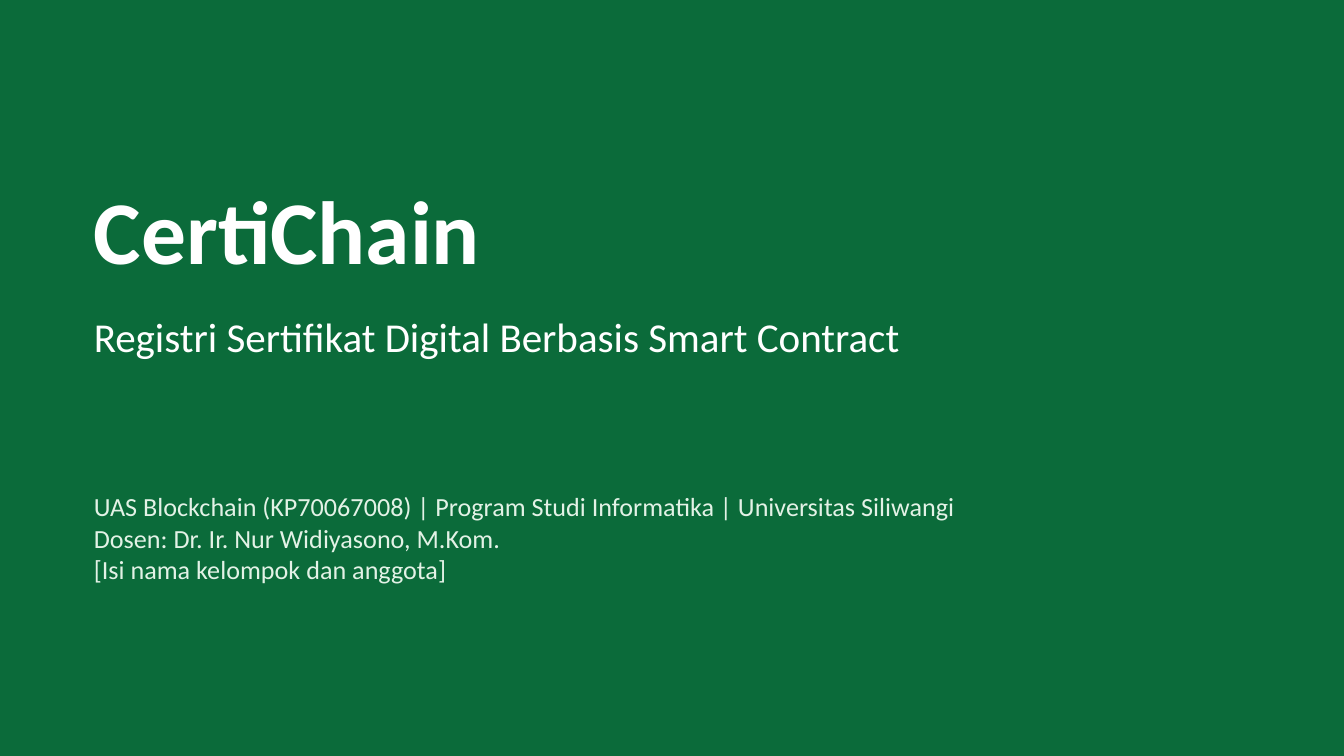
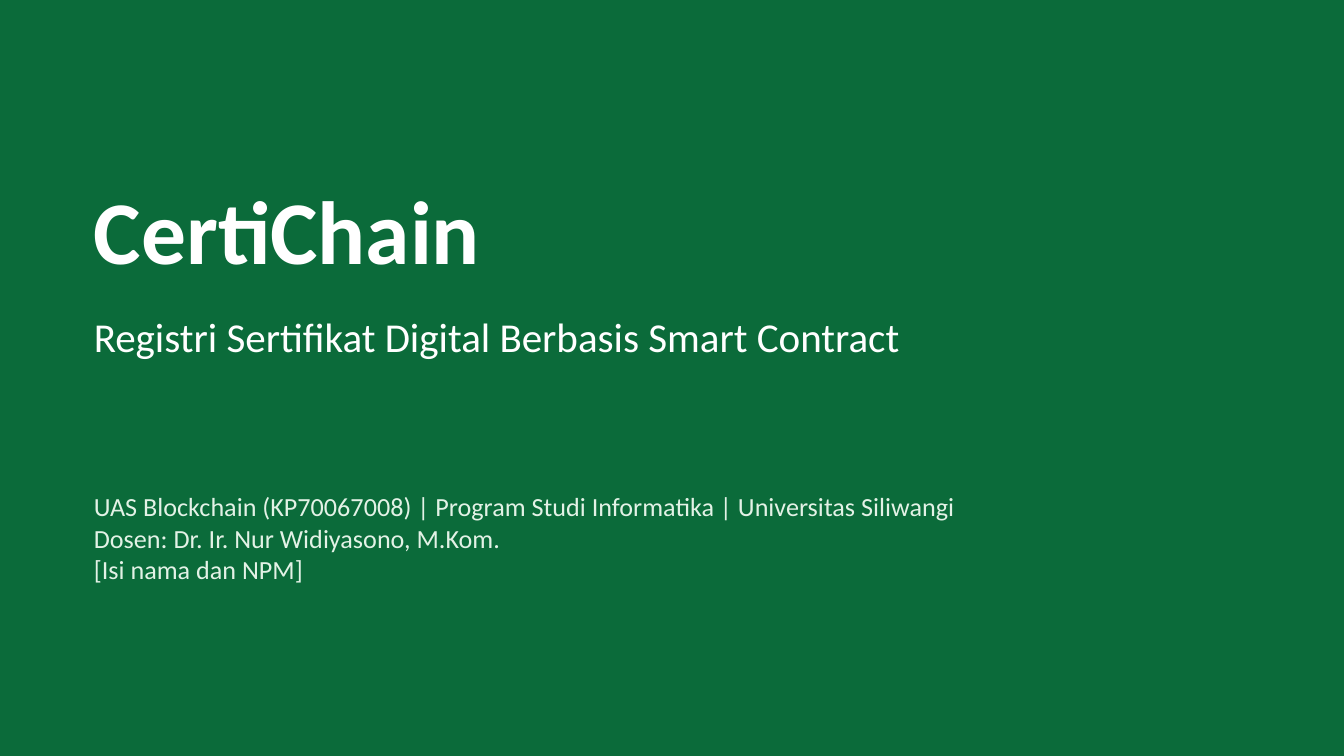
Before and after one commit to BAKTIDWIPAMUNGKAS/certichain-blockchain, a slide deck: slide 1 of submission/Slide_Presentasi.pptx. Drawn at 1344x756 pixels with LibreOffice and Linux fonts; fonts in the diff are those of the drawing. Boxes give left, top, right and bottom in pixels: in the first picture for what was removed or moved away, otherwise in the second. Text is boxed around its words. In the diff, an @@ line names an element or a change of style, - is before the commit and + after.

```diff
--- a/submission/Slide_Presentasi.pptx
+++ b/submission/Slide_Presentasi.pptx
@@ text at (94, 560, 303, 583): text changed @@
-[Isi nama kelompok dan anggota]
+[Isi nama dan NPM]
```
Also in this commit, not shown: 1 other slide changed, 7 other files.
